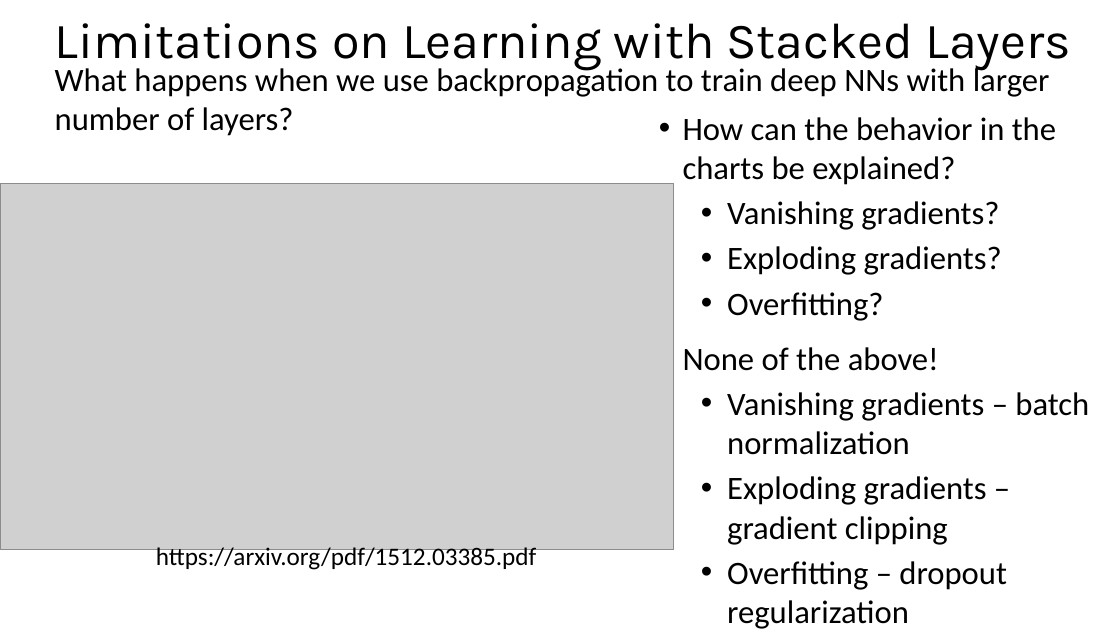
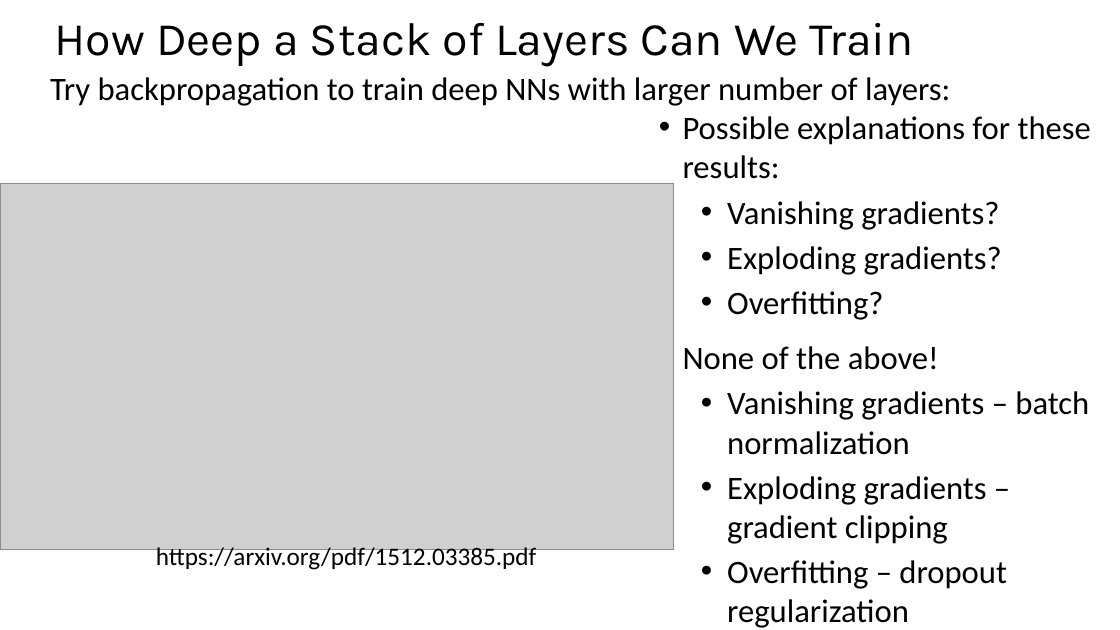
Before and after one commit to StephenElston/CSCI-E25, a slide deck: slide 42 of Slides/6_ConvolutionalNNs.pptx. Drawn at 1120x630 pixels with LibreOffice and Linux fonts; fonts in the diff are those of the drawing; grey boxes stand for pictures; background and template pictures are left out. Boxes give left, top, right and bottom in pixels: in the first picture for what was removed or moved away, otherwise in the second. Text is boxed around its words. In the diff, an @@ line names an element or a change of style, - is before the commit and + after.

```diff
--- a/Slides/6_ConvolutionalNNs.pptx
+++ b/Slides/6_ConvolutionalNNs.pptx
@@ text at (55, 23, 913, 66): text changed; size 43.2 to 40 pt @@
-Limitations on Learning with Stacked Layers
+How Deep a Stack of Layers Can We Train
@@ text at (50, 77, 950, 106): text changed @@
-What happens when we use backpropagation to train deep NNs with larger number of layers?
+Try backpropagation to train deep NNs with larger number of layers:
@@ text at (683, 116, 1091, 179): text changed @@
-• How can the behavior in the charts be explained?
+• Possible explanations for these results:
```
Also in this commit, not shown: 37 other slides changed, 3 slides added, 7 slides removed.
